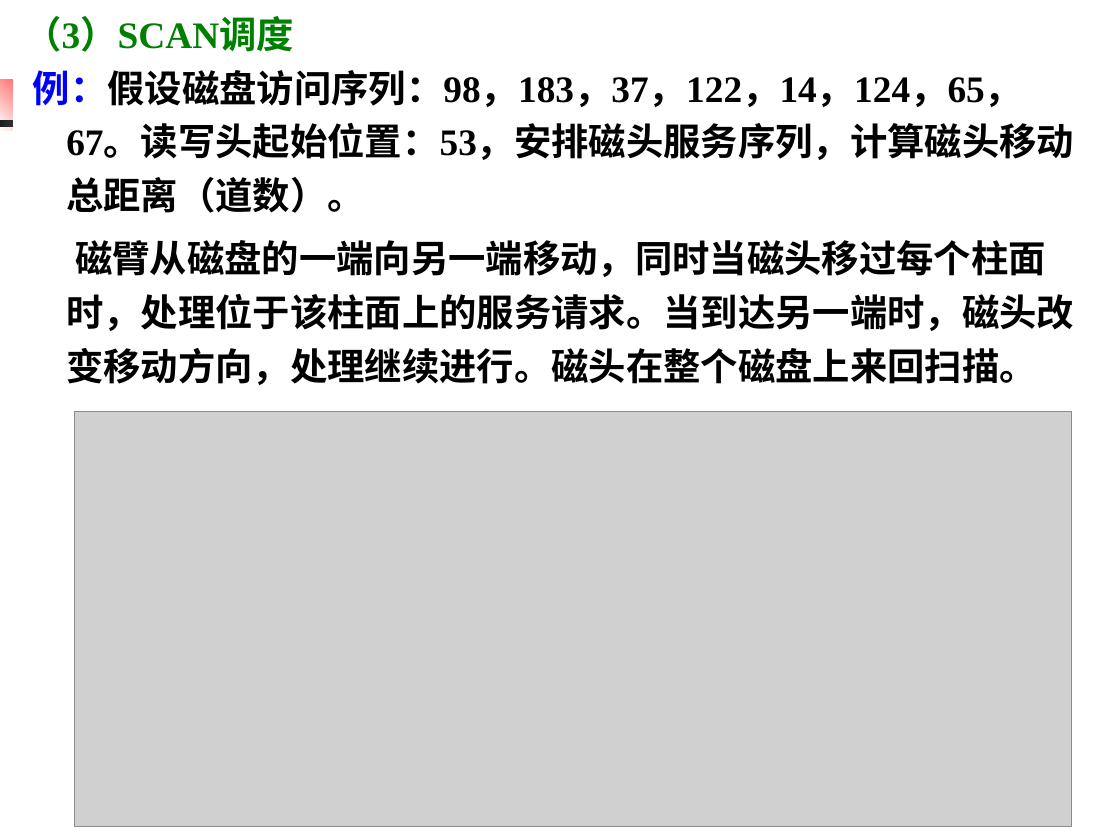
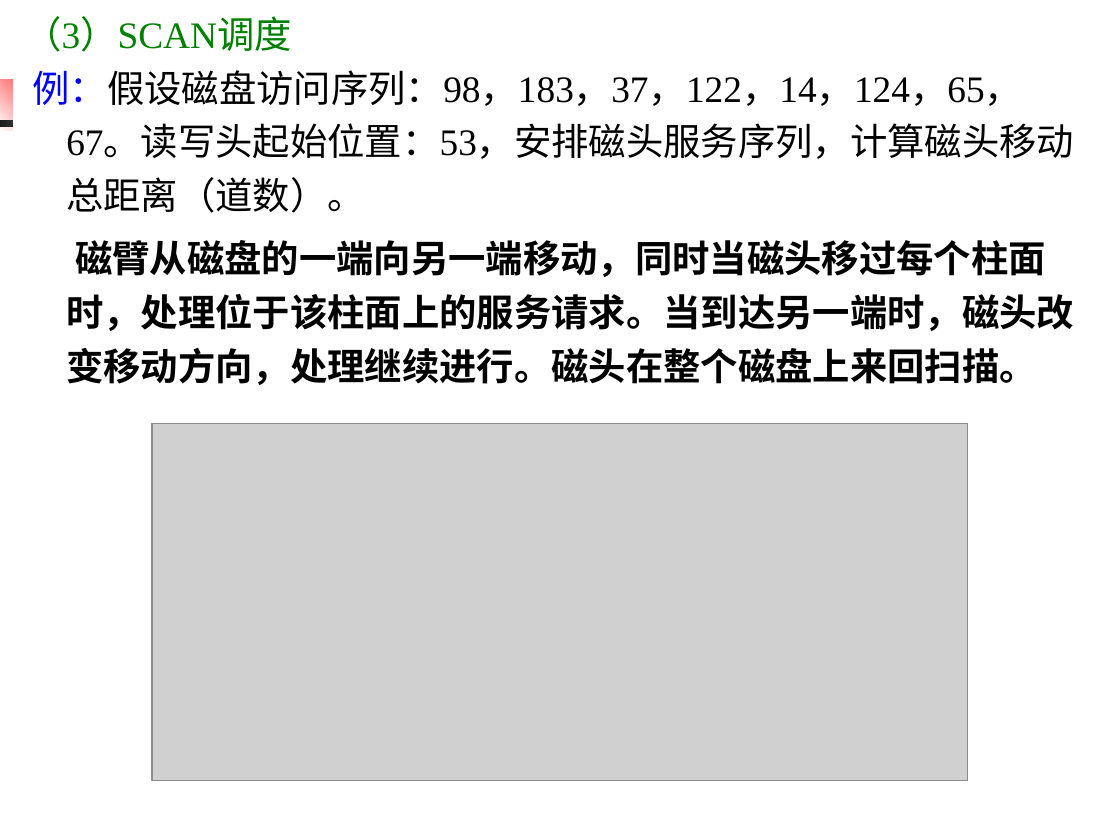
Before and after one commit to edu2act/course-OS, a slide deck: slide 76 of materials/slides/OS_Chap 6.ppt. Drawn at 1120x840 pixels with LibreOffice and Linux fonts; fonts in the diff are those of the drawing; grey boxes stand for pictures. Boxes give left, top, right and bottom in pixels: in the first picture for what was removed or moved away, otherwise in the second. Text is boxed around its words. In the diff, an @@ line names an element or a change of style, - is before the commit and + after.

```diff
--- a/materials/slides/OS_Chap 6.ppt
+++ b/materials/slides/OS_Chap 6.ppt
@@ text at <box>24,16,1074,213</box>: bold off in "（3）SCAN调度", "例：假设磁盘访问序列：98，183，37，122，14，124，65，67。读写头起始位置：53，安排磁头服务序列，计算 ..." @@
@@ picture: place and size @@
-picture at <box>75,411,1072,827</box>
+picture at <box>152,423,969,781</box>
```
Also in this commit, not shown: 29 other slides changed, 3 other files.
